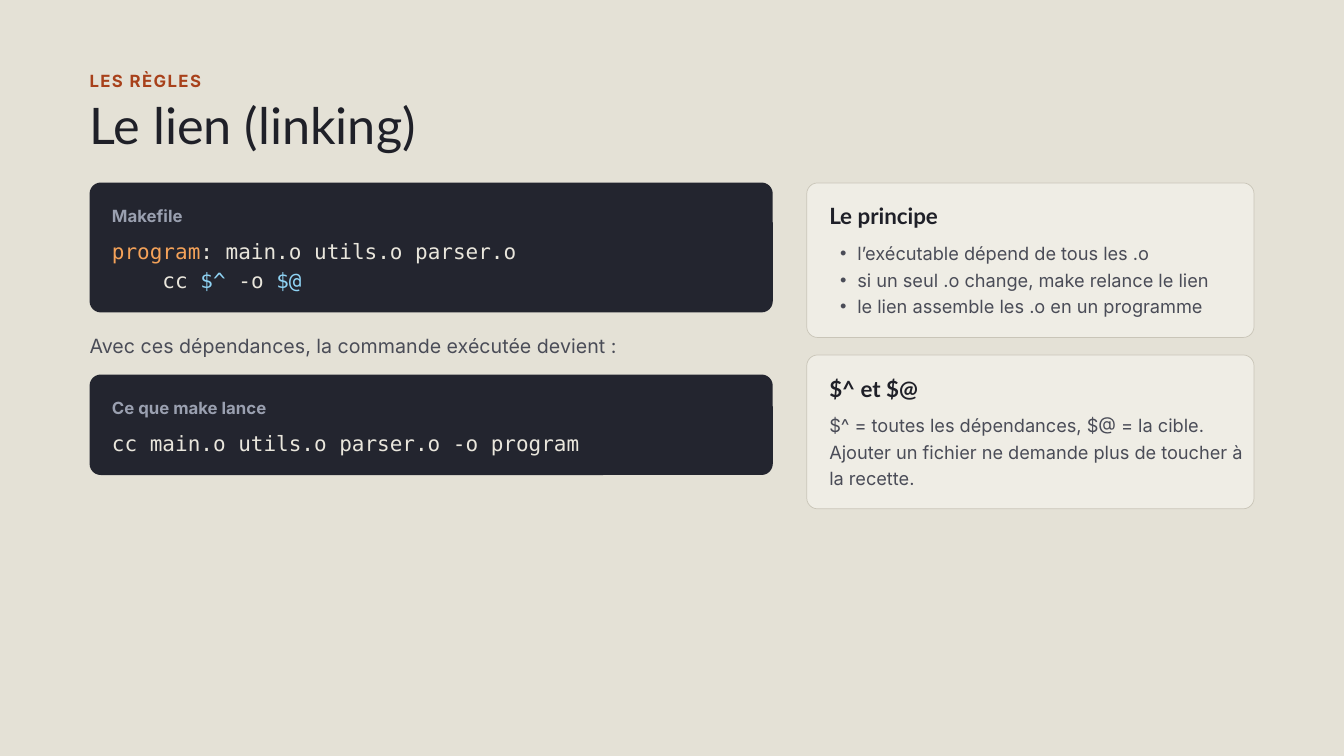
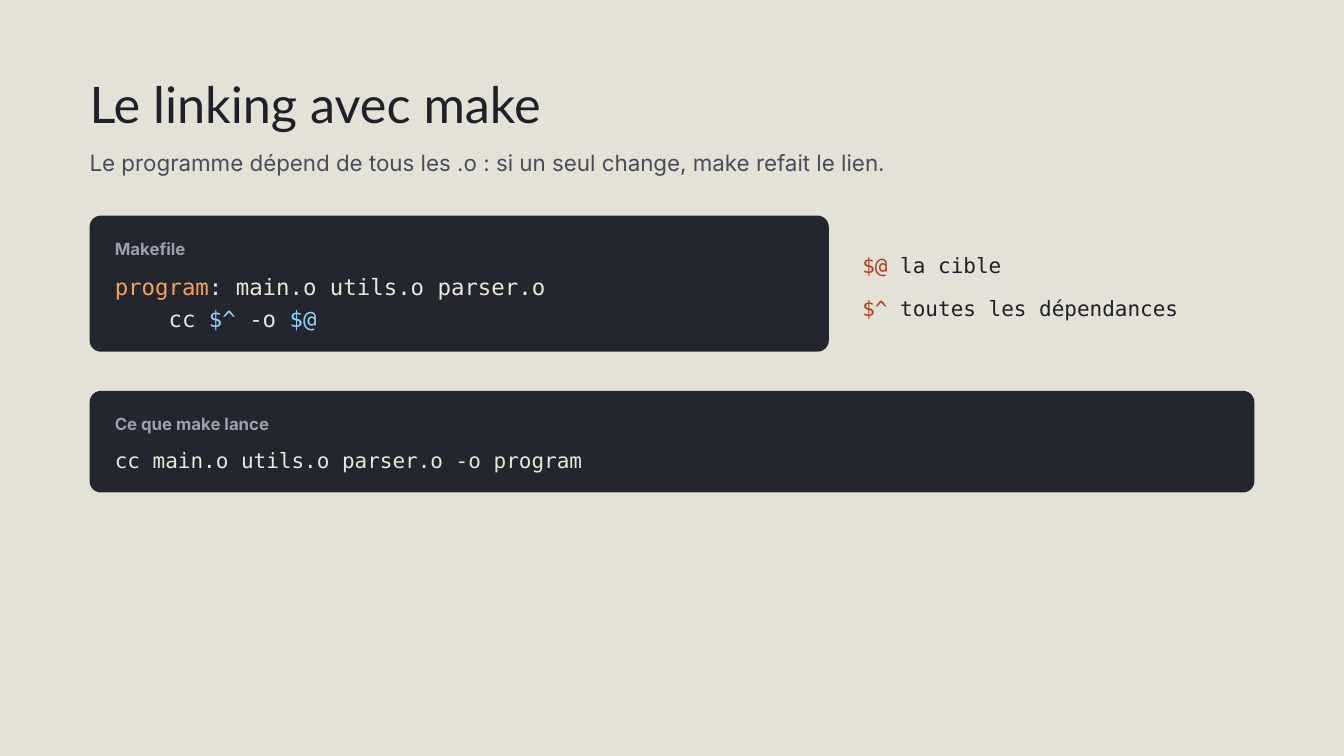
Before and after one commit to Blaeste/42-know, a slide deck: slide 7 of Makefile.pptx. Drawn at 1344x756 pixels with LibreOffice and Linux fonts; fonts in the diff are those of the drawing. Boxes give left, top, right and bottom in pixels: in the first picture for what was removed or moved away, otherwise in the second. Text is boxed around its words. In the diff, an @@ line names an element or a change of style, - is before the commit and + after.

```diff
--- a/Makefile.pptx
+++ b/Makefile.pptx
@@ title at [90,86,541,132]: text changed @@
-Le lien (linking)
+Le linking avec make
@@ text removed at [90,73,201,87] @@
-LES RÈGLES
@@ text at [90,154,884,176]: text changed; size 13 to 16 pt @@
-• l’exécutable dépend de tous les .o
-• si un seul .o change, make relance le lien
-• le lien assemble les .o en un programme
+Le programme dépend de tous les .o : si un seul change, make refait le lien.
@@ rounded rectangle removed at [807,182,1254,337] @@
@@ text removed at [829,207,938,228] @@
-Le principe
@@ rounded rectangle: place and size @@
-rounded rectangle at [90,182,773,313]
+rounded rectangle at [90,216,829,352]
@@ rounded rectangle at [90,216,829,352]: proportions changed @@
@@ text "Makefile": place and size @@
-text "Makefile" at [112,209,183,222]
+text "Makefile" at [115,242,186,255]
@@ text "program: main.o utils.o parser.o": place and size @@
-text "program: main.o utils.o parser.o" at [112,243,516,289]
+text "program: main.o utils.o parser.o" at [115,278,546,328]
@@ text "program: main.o utils.o parser.o" at [115,278,546,328]: size 15 to 16 pt; line spacing 21pt to 23.2pt @@
@@ text at [900,257,1001,274]: text changed; size 14 to 15 pt; font Inter to DejaVu Sans Mono; text colour #4A4C57 to #1F2028 @@
-Avec ces dépendances, la commande exécutée devient :
+$@ la cible
@@ text added at [900,299,1178,321], 15 pt, text #1F2028 @@
+$^ toutes les dépendances
@@ rounded rectangle removed at [807,355,1254,509] @@
@@ text removed at [861,382,881,397] @@
-$^ et $@
@@ rounded rectangle at [90,391,1255,493]: proportions changed @@
@@ rounded rectangle: place and size @@
-rounded rectangle at [90,375,773,476]
+rounded rectangle at [90,391,1255,493]
@@ text "Ce que make lance": place and size @@
-text "Ce que make lance" at [112,401,267,418]
+text "Ce que make lance" at [115,417,269,434]
@@ text removed at [829,418,1242,485] @@
-$^ = toutes les dépendances, $@ = la cible. Ajouter un fichier ne demande plus de toucher à la recette.
@@ text "cc main.o utils.o parser.o -o ...": place and size @@
-text "cc main.o utils.o parser.o -o ..." at [112,435,579,456]
+text "cc main.o utils.o parser.o -o ..." at [115,452,582,473]
@@ text "cc main.o utils.o parser.o -o ..." at [115,452,582,473]: line spacing 21pt to 21.8pt @@
```
Also in this commit, not shown: 10 other slides changed, 10 slides added, 12 slides removed, 3 other files.
